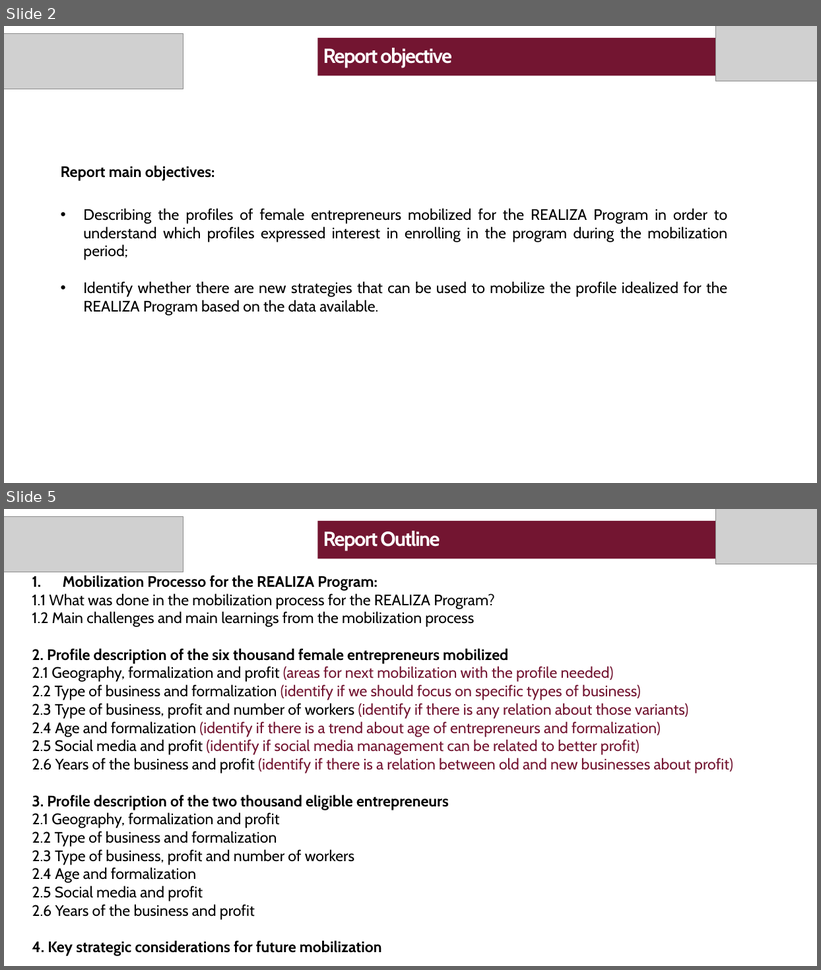
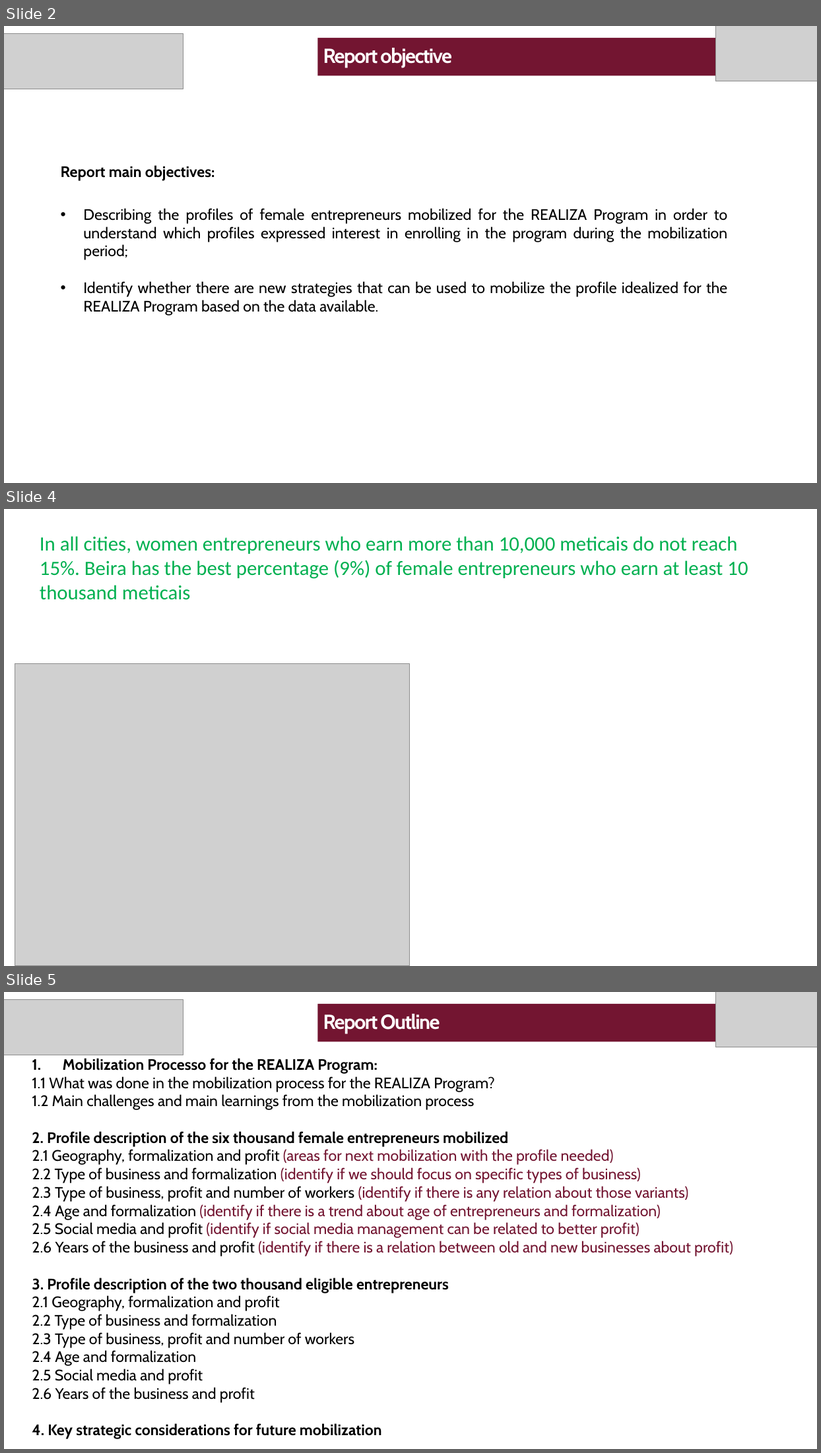
Before and after one commit to nhanombedercio/Realiza, a slide deck: Report_REALIZA_Entrepreneurs profile from Mobilization.pptx. Shown one above the other, each under a label of ours: slides 2 and 5 before the commit, slides 2, 4 and 5 after it; the slides between them are not shown. The pictures are 821x970 and 821x1453 pixels, drawn with LibreOffice and Linux fonts; fonts in the diff are those of the drawing; grey boxes stand for pictures. Boxes give left, top, right and bottom in pixels: in the first picture for what was removed or moved away, otherwise in the second. Text is boxed around its words. In the diff, an @@ line names an element or a change of style, - is before the commit and + after.

```diff
--- a/Report_REALIZA_Entrepreneurs profile from Mobilization.pptx
+++ b/Report_REALIZA_Entrepreneurs profile from Mobilization.pptx
@@ slide 4 added at <box>4,509,817,966</box>, background #FFFFFF @@
@@ text added at <box>40,536,748,600</box>, 24 pt, text #00B050 @@
+In all cities, women entrepreneurs who earn more than 10,000 meticais do not reach 15%. Beira has the best percentage (9%) of female entrepreneurs who earn at least 10 thousand meticais
@@ picture added at <box>15,664,411,966</box> @@
```
Also in this commit, not shown: 1 slide changed, 1 slide removed, 1 other file.
